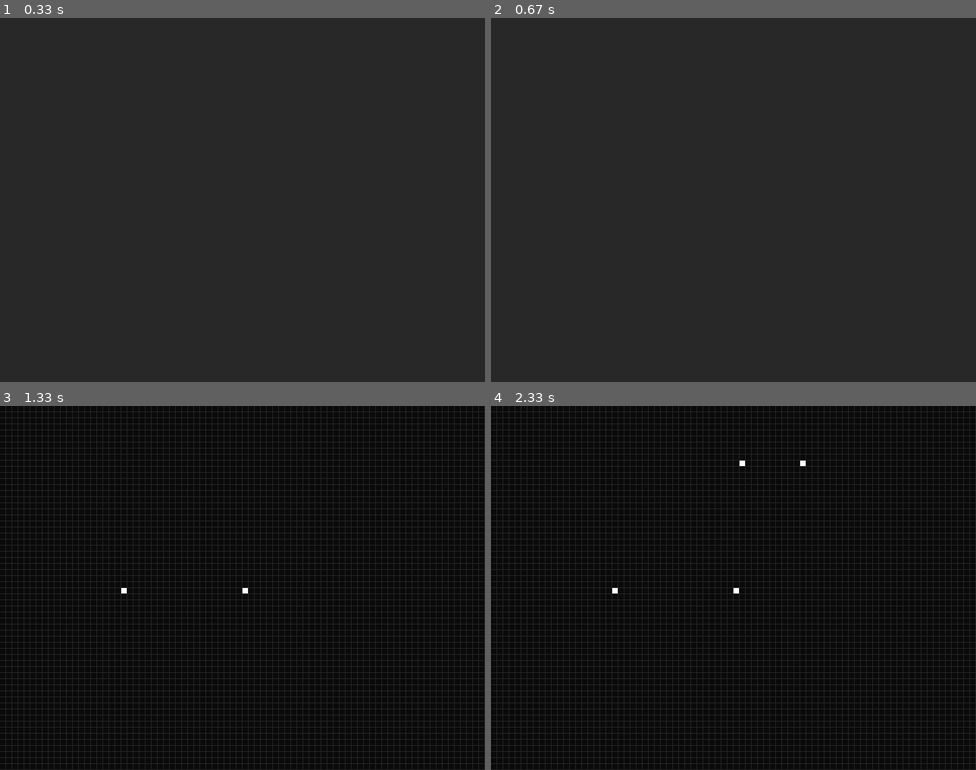
Above: before the commit, frames 1-4 (two rows, left to right).
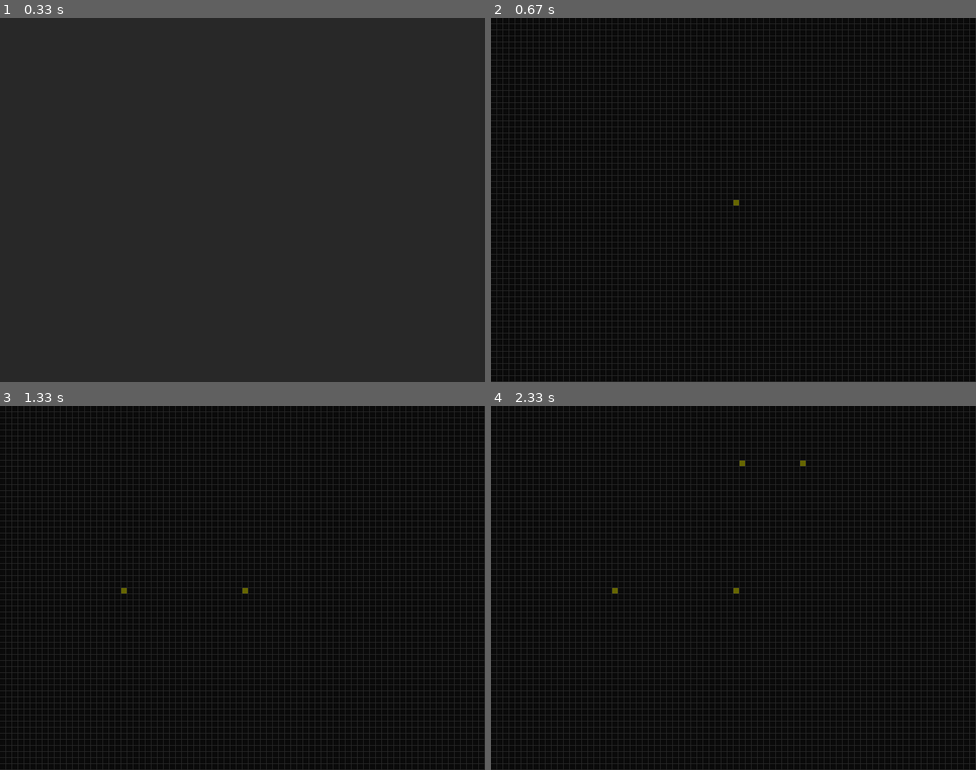
Above: after the commit, the same moments.

Repository: OB97/Pygame_Automata
Game: pygame game, started from sand.py
Same seed, same stepped clock (60 frames per second), same inputs: the game is played once before the commit and once after it.
Inputs (mouse positions are in pixels of both pictures, inside the frame that each line leads up to):
- Up to frame 1 (0.33 s): no input
- Up to frame 2 (0.67 s): click (733, 200) at 0.38 s
- Up to frame 3 (1.33 s): click (126, 591) at 0.85 s; move the mouse to (315, 460) at 1.17 s
- Up to frame 4 (2.33 s): click (806, 460) at 1.45 s; move the mouse to (743, 464) at 1.87 s; click (743, 464) at 2.22 s

Frame 1 is identical in both runs. In frame 2, 81% of the frame differs, in the area x 0-100%, y 0-100%; in frame 3, less than 0.1%; in frame 4, less than 0.1%.

Commit message:
Falling Sand Initial Implementation

Diff:
--- a/sand.py
+++ b/sand.py
@@ -1,4 +1,4 @@
-# Implementation of Conway's Game of Life
+# Implementation of Falling Sand
 # Alex O'Brien
 
 import time
@@ -8,8 +8,8 @@
 # Set Colour Values
 COLOR_BG = (10, 10, 10)
 COLOR_GRID = (40, 40, 40)
-COLOR_DIE_NEXT = (170, 170, 170)
-COLOR_ALIVE_NEXT = (255, 255, 255)
+COLOR_DIE_NEXT = (102, 102, 0)
+COLOR_ALIVE_NEXT = (255, 255, 0)
 
 
 # Cell Update Function
@@ -19,28 +19,23 @@
 
     # Iterate over 2D 'cells' array
     for row, col in np.ndindex(cells.shape):
-        # Count number of neighbours
-        alive = np.sum(cells[row-1:row+2, col-1:col+2]) - cells[row, col]
-        # 'color' is BG if the cell is dead, or else it starts to change
+        # 'color' is BG if the cell is empty, or else it starts to change
         color = COLOR_BG if cells[row, col] == 0 else COLOR_ALIVE_NEXT
 
-        # Use 'alive' to see if a cell will die or not
+        # If current cell is filled, check space underneath and update values
         if cells[row, col] == 1:
-            if alive < 2 or alive > 3:
-                if with_progress:
+            if row < len(cells) - 1:
+                if cells[row+1, col] == 0:
+                    updated_cells[row, col] = 0
+                    updated_cells[row+1, col] = 1
                     color = COLOR_DIE_NEXT
-            elif 2 <= alive <= 3:
+                else:
+                    updated_cells[row, col] = 1
+                    color = COLOR_ALIVE_NEXT
+            else:
                 updated_cells[row, col] = 1
-                if with_progress:
-                    color = COLOR_ALIVE_NEXT
 
-        else:
-            if alive == 3:
-                updated_cells[row, col] = 1
-                if with_progress:
-                    color = COLOR_ALIVE_NEXT
-
-        # Draw the rectangle? What is getting drawn every update?
+        # Draw the rectangle?
         pygame.draw.rect(screen, color, (col * size, row * size, size - 1, size - 1))
 
     return updated_cells
@@ -98,7 +93,7 @@
             pygame.display.update()
 
         # Tick time, smaller value means more compute cost but smoother movement
-        time.sleep(0.0001)
+        time.sleep(0.01)
 
 
 if __name__ == '__main__':
